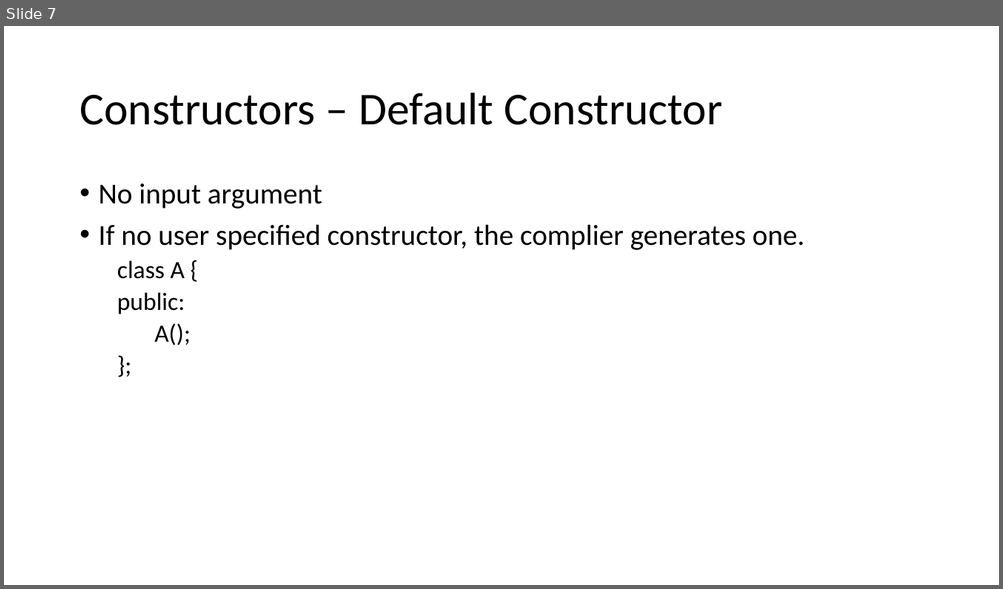
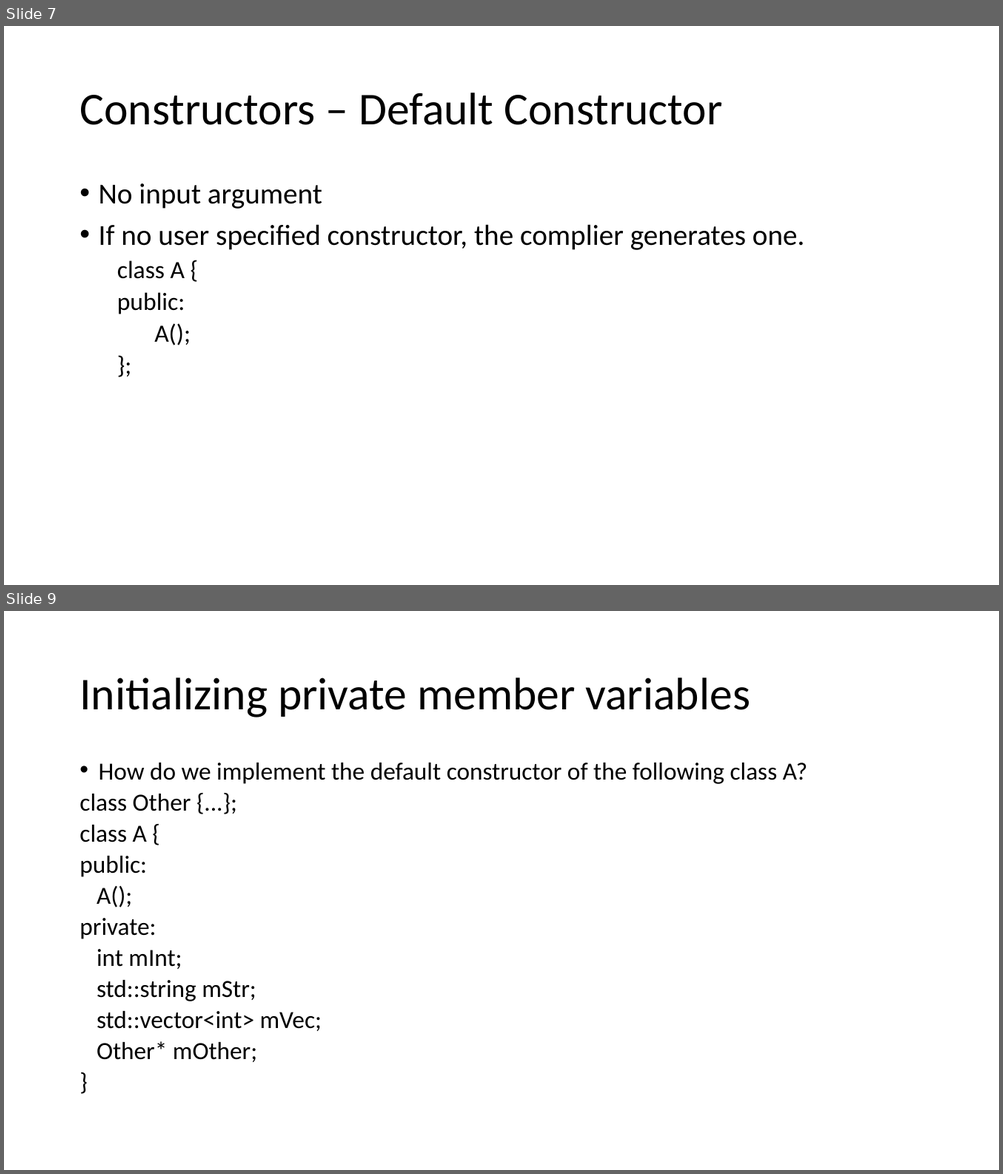
Before and after one commit to winniegy/MyPublic, a slide deck: cppTechniques/C++ Techniques 01.pptx. Shown one above the other, each under a label of ours: slide 7 before the commit, slides 7 and 9 after it; the slides between them are not shown. The pictures are 1003x589 and 1003x1174 pixels, drawn with LibreOffice and Linux fonts; fonts in the diff are those of the drawing. Boxes give left, top, right and bottom in pixels: in the first picture for what was removed or moved away, otherwise in the second. Text is boxed around its words. In the diff, an @@ line names an element or a change of style, - is before the commit and + after.

```diff
--- a/cppTechniques/C++ Techniques 01.pptx
+++ b/cppTechniques/C++ Techniques 01.pptx
@@ slide 9 added at [4,611,999,1170], background #FFFFFF @@
@@ title added at [79,678,751,718], 44 pt, text #000000 @@
+Initializing private member variables
@@ text added at [79,763,808,1062], 23.8 pt, text #000000 @@
+• How do we implement the default constructor of the following class A?
+class Other {...};
+class A {
+public:
+A();
+private:
+int mInt;
+std::string mStr;
+std::vector<int> mVec;
+Other* mOther;
+}
```
Also in this commit, not shown: 3 slides changed, 27 other slides added, 21 other files.
